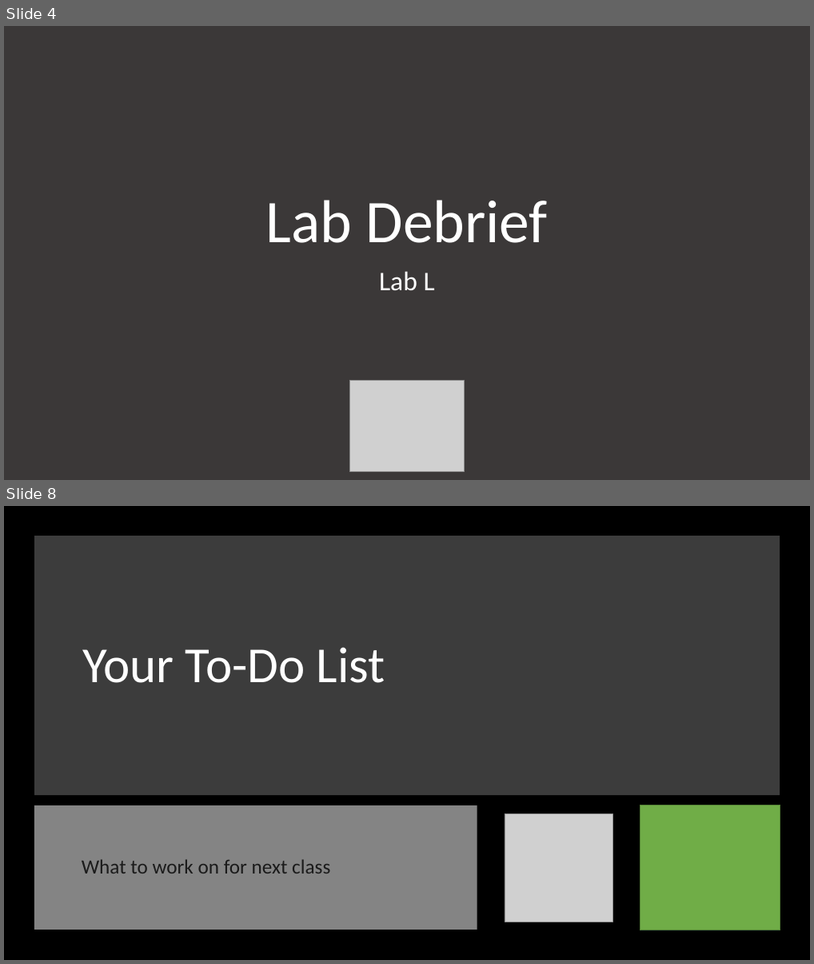
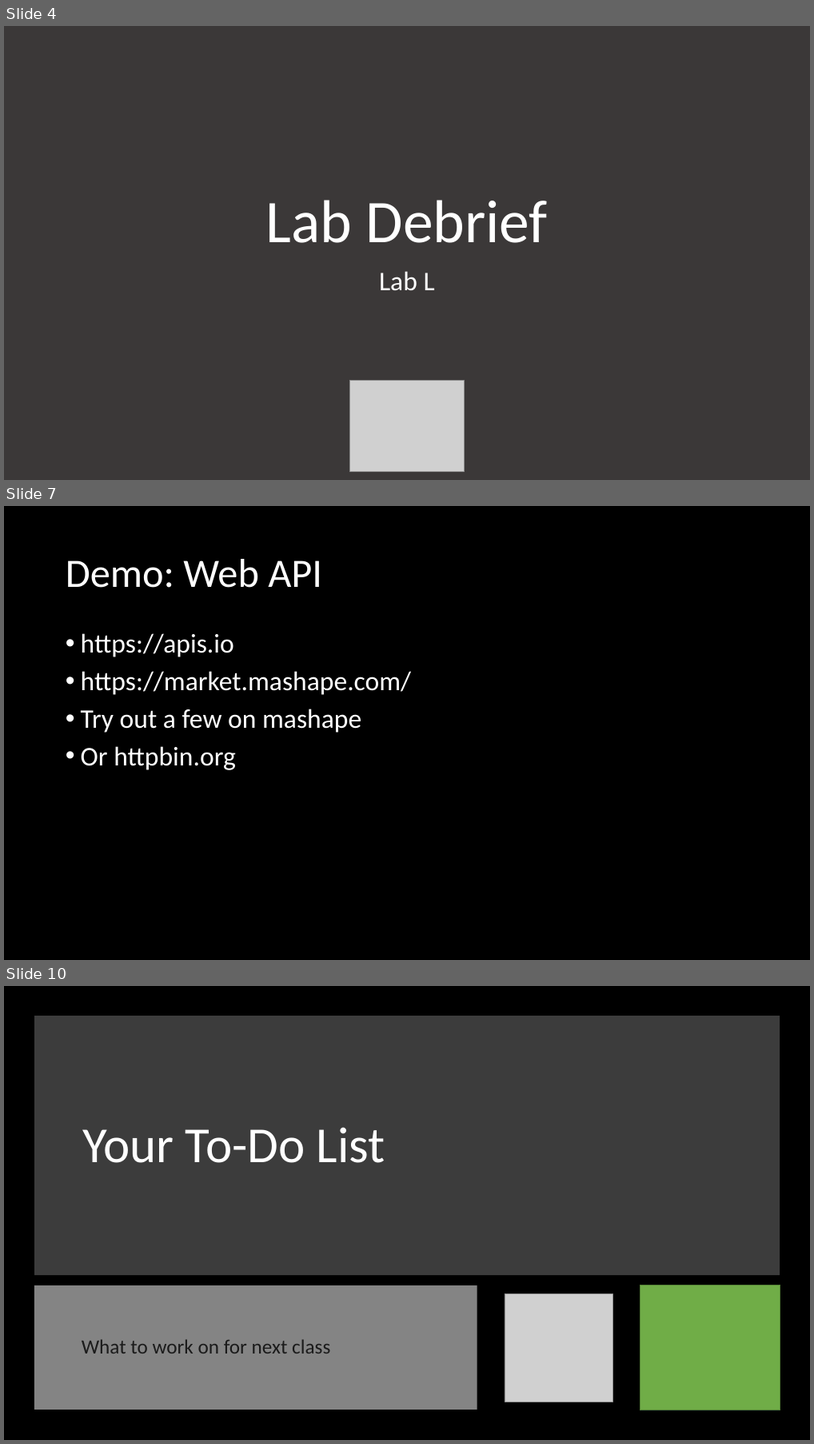
Before and after one commit to orstewar/ist346-content, a slide deck: content/19-web-and-apis.pptx. Shown one above the other, each under a label of ours: slides 4 and 8 before the commit, slides 4, 7 and 10 after it; the slides between them are not shown. The pictures are 814x964 and 814x1444 pixels, drawn with LibreOffice and Linux fonts; fonts in the diff are those of the drawing; grey boxes stand for pictures. Boxes give left, top, right and bottom in pixels: in the first picture for what was removed or moved away, otherwise in the second. Text is boxed around its words. In the diff, an @@ line names an element or a change of style, - is before the commit and + after.

```diff
--- a/content/19-web-and-apis.pptx
+++ b/content/19-web-and-apis.pptx
@@ slide 7 added at (4,506,810,960), background #000000 @@
@@ title added at (66,559,322,588), 48 pt, text #FFFFFF @@
+Demo: Web API
@@ text added at (81,633,411,770), 32 pt, text #FFFFFF @@
+• https://apis.io
+• https://market.mashape.com/
+• Try out a few on mashape
+• Or httpbin.org
@@ what was slide 8 is now slide 10 @@
```
Also in this commit, not shown: 4 slides changed, 1 other slide added, 5 other files.
